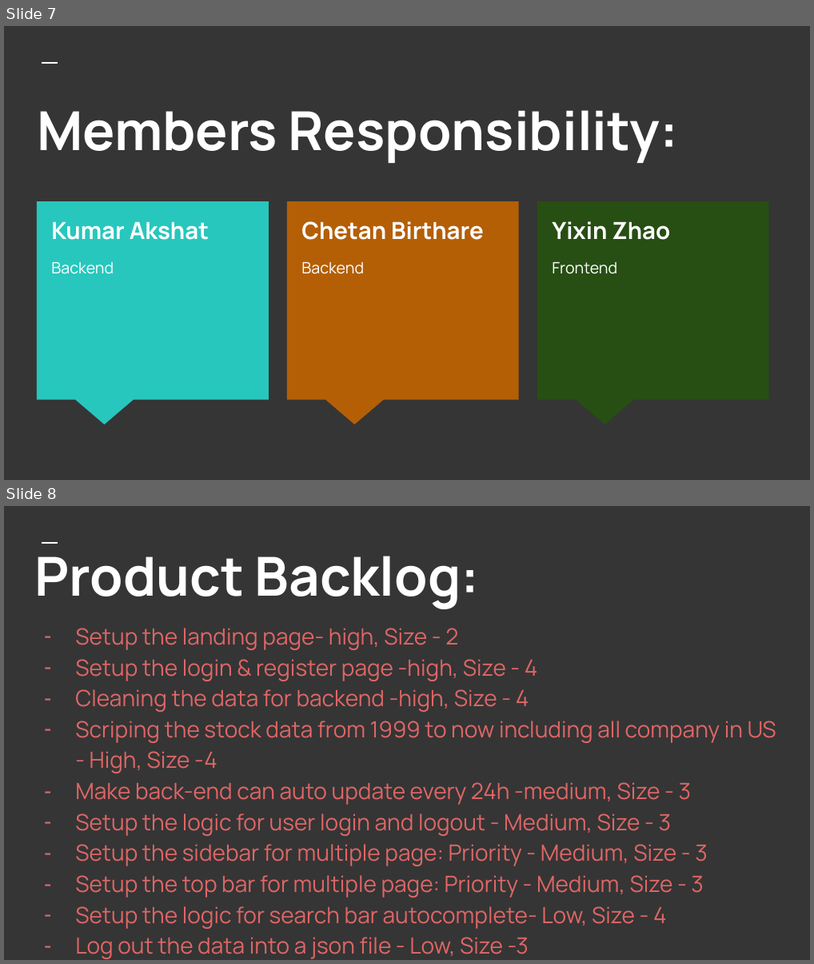
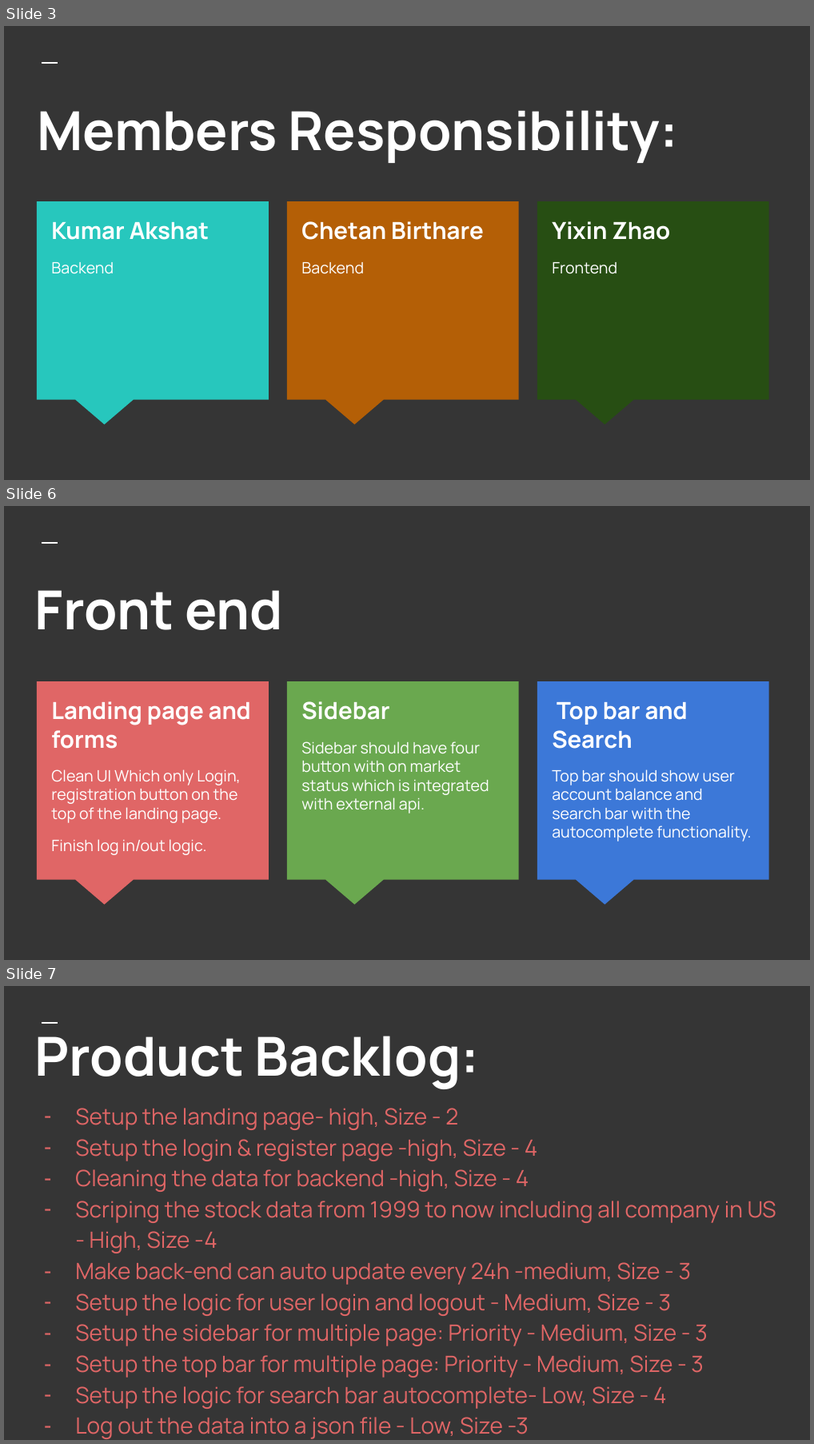
Before and after one commit to iaxat/mmis6900_project, a slide deck: sprint_2/mmis presentation (1).pptx. Shown one above the other, each under a label of ours: slides 7 and 8 before the commit, slides 3, 6 and 7 after it; the slides between them are not shown. The pictures are 814x964 and 814x1444 pixels, drawn with LibreOffice and Linux fonts; fonts in the diff are those of the drawing. Boxes give left, top, right and bottom in pixels: in the first picture for what was removed or moved away, otherwise in the second. Text is boxed around its words. In the diff, an @@ line names an element or a change of style, - is before the commit and + after.

```diff
--- a/sprint_2/mmis presentation (1).pptx
+++ b/sprint_2/mmis presentation (1).pptx
@@ slide 6 added at bbox=[4, 506, 810, 960], background #353535; not listed: 1 template element that a slide beside it also shows @@
@@ title added at bbox=[35, 590, 282, 630], 48 pt, text #FFFFFF, bold @@
+Front end
@@ speech box added at bbox=[37, 682, 270, 880], fill #E06666 @@
@@ speech box added at bbox=[287, 682, 519, 880], fill #6AA84F @@
@@ speech box added at bbox=[538, 682, 770, 880], fill #3C78D8 @@
@@ title added at bbox=[51, 701, 251, 855], 14 pt, text #FFFFFF @@
+Landing page and forms
+Clean UI Which only Login, registration button on the top of the landing page.
+Finish log in/out logic.
@@ title added at bbox=[302, 701, 490, 813], 14 pt, text #FFFFFF @@
+Sidebar
+Sidebar should have four button with on market status which is integrated with external api.
@@ title added at bbox=[552, 702, 751, 841], 14 pt, text #FFFFFF @@
+Top bar and Search
+Top bar should show user account balance and search bar with the autocomplete functionality.
@@ what was slide 7 is now slide 3 @@
@@ what was slide 8 is now slide 7 @@
```
Also in this commit, not shown: 2 slides changed, 2 other slides added, 2 slides removed.
